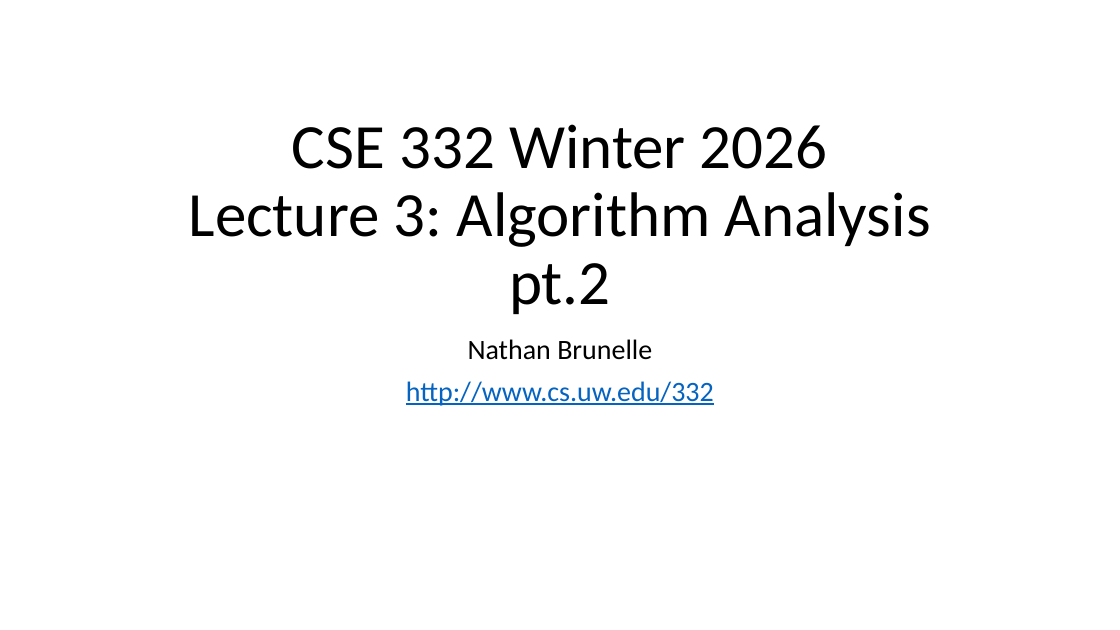
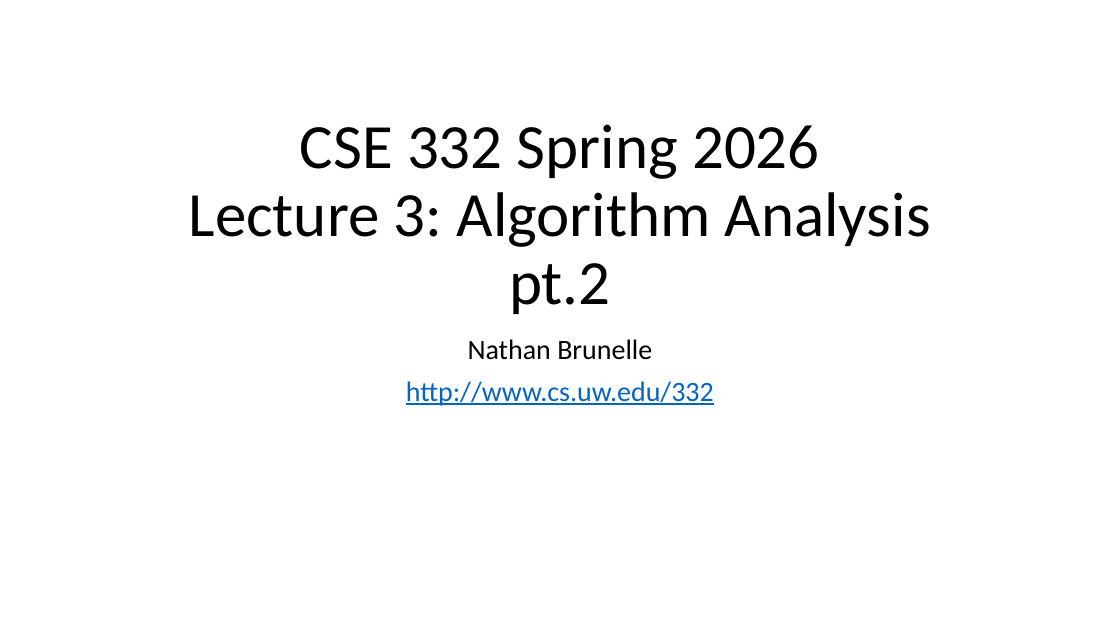
Before and after one commit to natebrunelle/cse332, a slide deck: slide 1 of demo_site/files/slides/lecture3_analysis2_inka.pptx. Drawn at 1120x630 pixels with LibreOffice and Linux fonts; fonts in the diff are those of the drawing. Boxes give left, top, right and bottom in pixels: in the first picture for what was removed or moved away, otherwise in the second. Text is boxed around its words. In the diff, an @@ line names an element or a change of style, - is before the commit and + after.

```diff
--- a/demo_site/files/slides/lecture3_analysis2_inka.pptx
+++ b/demo_site/files/slides/lecture3_analysis2_inka.pptx
@@ title at (189, 124, 931, 314): text changed @@
-CSE 332 Winter 2026
-Lecture 3: Algorithm Analysis pt.2
+CSE 332 Spring 2026
+Lecture 3: Algorithm Analysis pt.2
```
Also in this commit, not shown: 25 other slides changed, 3 slides added, 1 slide removed, 5 other files.
